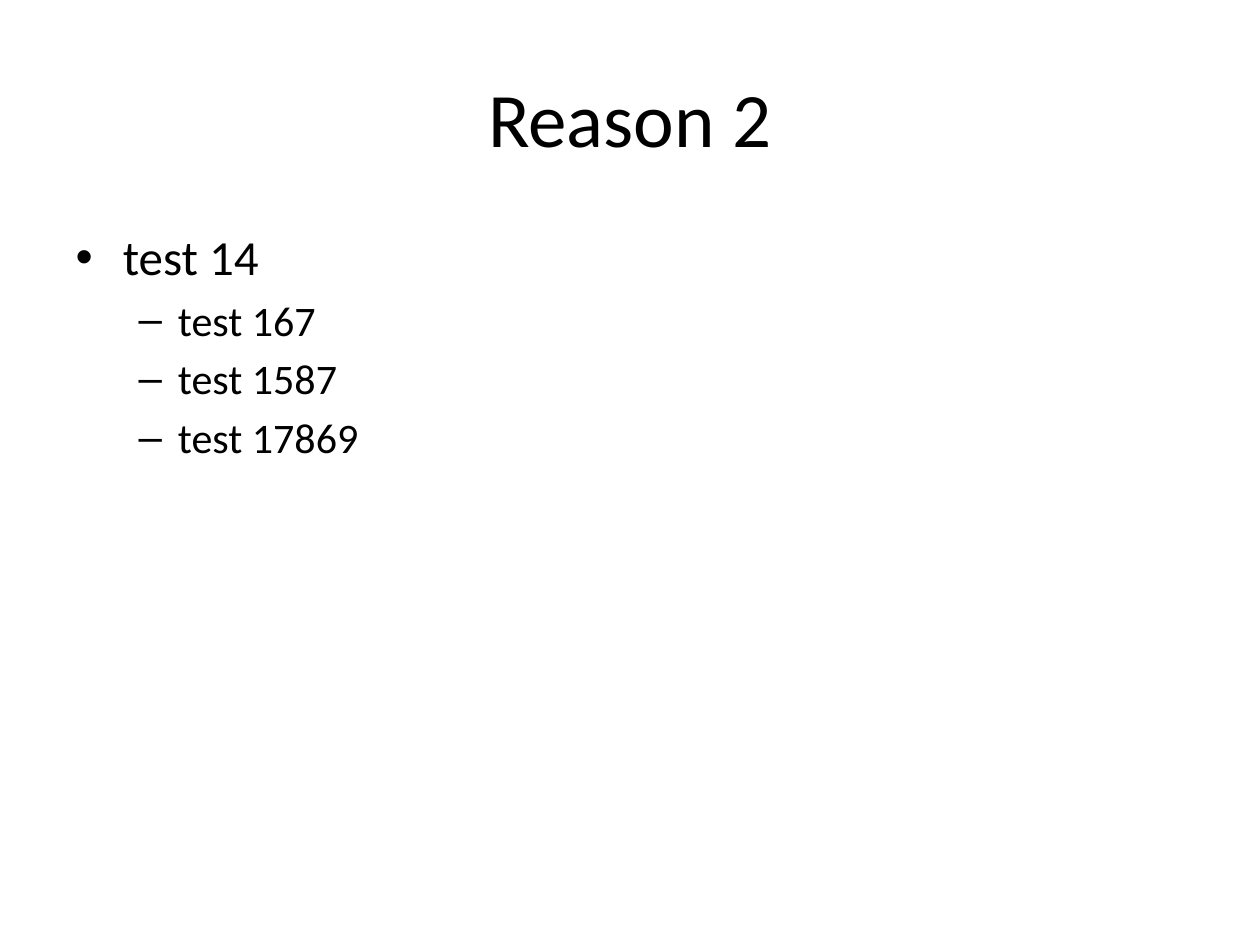
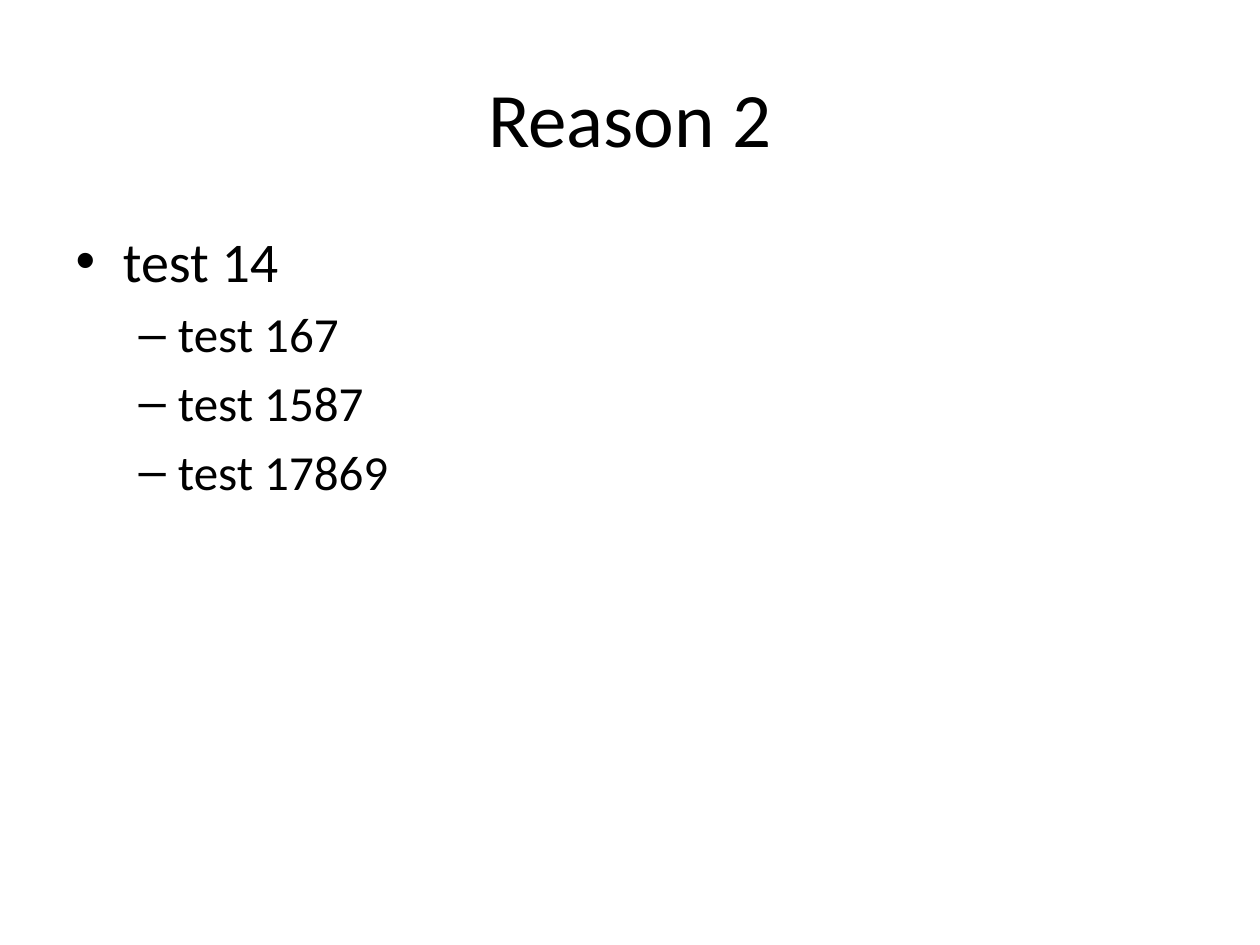
Before and after one commit to chrismjacobs/lms-master, a slide deck: slide 4 of ChrisND.pptx. Drawn at 1260x945 pixels with LibreOffice and Linux fonts; fonts in the diff are those of the drawing. Boxes give left, top, right and bottom in pixels: in the first picture for what was removed or moved away, otherwise in the second. Text is boxed around its words. In the diff, an @@ line names an element or a change of style, - is before the commit and + after.

```diff
--- a/ChrisND.pptx
+++ b/ChrisND.pptx
@@ text "test 14" at bbox=[123, 246, 388, 491]: size 28 to 32 pt in "test 14"; size 24 to 28 pt in "test 167", "test 1587", "test 17869" @@
```
Also in this commit, not shown: 2 other slides changed, 2 slides added, 1 slide removed, 5 other files.
